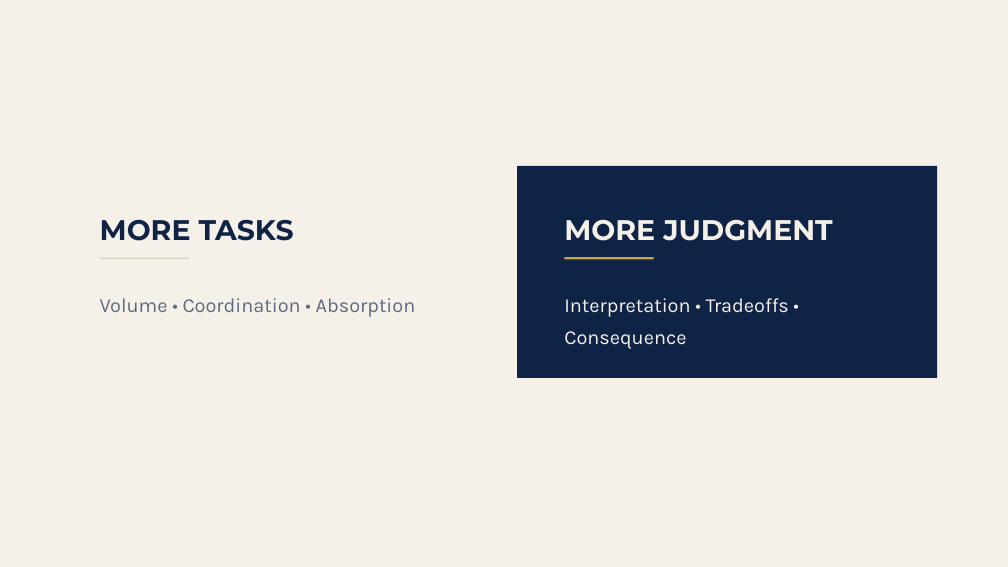
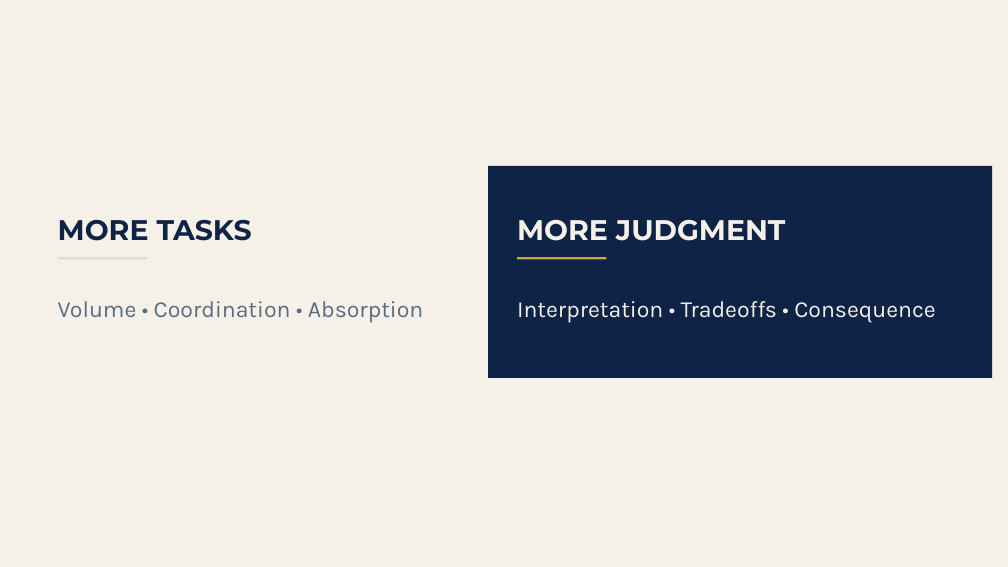
Before and after one commit to temidanielle/temidayoafonja-site, a slide deck: slide 13 of deliverables/video-5-slides/out/Video_5_Reveal_Builds.pptx. Drawn at 1008x567 pixels with LibreOffice and Linux fonts; fonts in the diff are those of the drawing. Boxes give left, top, right and bottom in pixels: in the first picture for what was removed or moved away, otherwise in the second. Text is boxed around its words. In the diff, an @@ line names an element or a change of style, - is before the commit and + after.

```diff
--- a/deliverables/video-5-slides/out/Video_5_Reveal_Builds.pptx
+++ b/deliverables/video-5-slides/out/Video_5_Reveal_Builds.pptx
@@ rectangle: place and size @@
-rectangle at (517, 166, 938, 378)
+rectangle at (488, 166, 993, 378)
@@ text "MORE TASKS": place and size @@
-text "MORE TASKS" at (100, 219, 294, 241)
+text "MORE TASKS" at (58, 219, 252, 241)
@@ text "MORE JUDGMENT": place and size @@
-text "MORE JUDGMENT" at (564, 219, 832, 241)
+text "MORE JUDGMENT" at (517, 220, 785, 241)
@@ rectangle: place and size @@
-rectangle at (100, 257, 189, 259)
+rectangle at (57, 257, 147, 259)
@@ rectangle: place and size @@
-rectangle at (565, 257, 654, 259)
+rectangle at (517, 257, 606, 259)
@@ text "Volume • Coordination • Absorption": place and size @@
-text "Volume • Coordination • Absorption" at (100, 298, 416, 317)
+text "Volume • Coordination • Absorption" at (58, 301, 423, 322)
@@ text "Volume • Coordination • Absorption" at (58, 301, 423, 322): size 19 to 22 pt @@
@@ text "Interpretation • Tradeoffs • Consequence" at (517, 301, 936, 322): size 19 to 22 pt @@
@@ text "Interpretation • Tradeoffs • Consequence": place and size @@
-text "Interpretation • Tradeoffs • Consequence" at (564, 298, 789, 349)
+text "Interpretation • Tradeoffs • Consequence" at (517, 301, 936, 322)
```
Also in this commit, not shown: 10 other slides changed, 26 other files.
